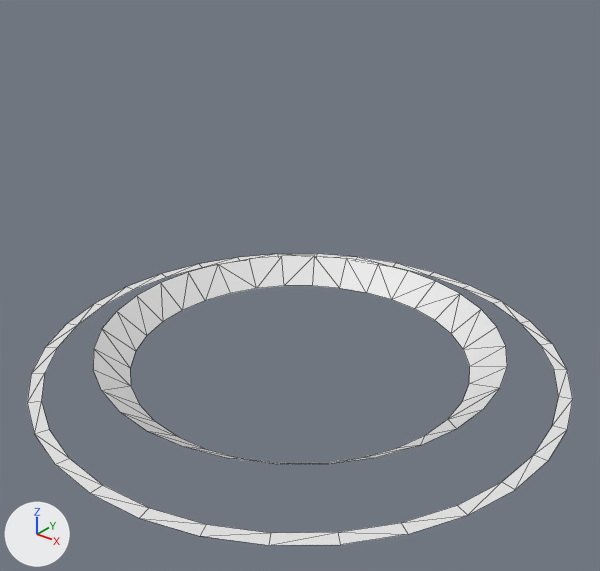
The OBJ model assets/models/teleporter.obj: old version first, new version second.
One viewpoint serves both versions: a 50 mm lens placed at (0.336, -0.42, 0.33), pointed at (0.012, -0.015, 0.079). Every picture has the same lights, and +X, +Y and +Z are marked at lower left. Mesh edges are drawn as thin lines. Where no turn or scale is listed for an object, it has been applied to the vertices.
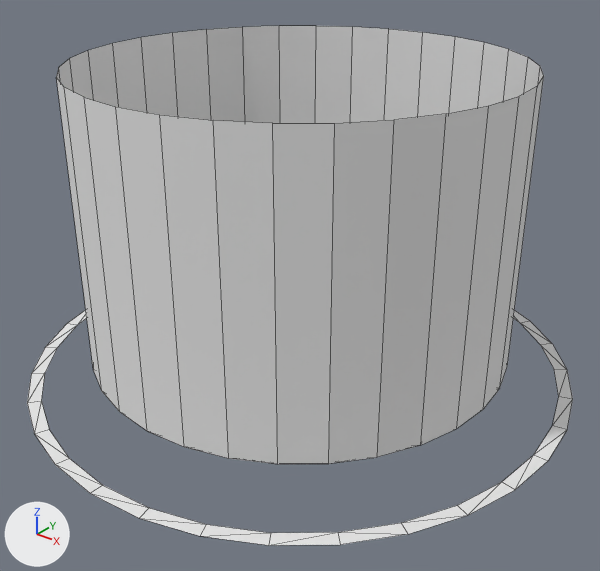
The newer file is also rescaled (x2.5) as a whole; pictures and numbers use the older file's frame.

What differs and where, as boxes (x1, y1, x2, y2) in the pictures (600 x 571 px):
'Circle', reshaped (78% taller): before (27, 254, 573, 545); after (27, 26, 573, 545)
part 1 of me_circle, added: after (56, 26, 544, 464)

The change, as a diff of the scene's bpy script:
```diff
--- a/assets/models/teleporter.obj.py
+++ b/assets/models/teleporter.obj.py
@@ mat_none @@
+mat_none = principled_material('None')
+mat_none.base_color = (0.8, 0.8, 0.8)  # white #e7e7e7
+mat_none.roughness = 1.0
@@ me_circle @@
 # used by ob_circle; location = (0.0, 0.0, 0.0)
-me_circle.from_pydata(...)  # 128 vertices, 128 faces; spans x -0.196..0.196, y -0.196..0.196, z 0.009..0.028
+me_circle.from_pydata(...)  # 160 vertices, 160 faces; spans x -0.196..0.196, y -0.196..0.196, z 0.009..0.228
+# me_circle part 1
+# 32 new vertices lie (0.0, 0.0, 0.2) away from vertices in x -0.15..0.15, y -0.15..0.15, z 0.028
+# 32 new faces join them
+me_circle.materials.append(mat_none)  # white #e7e7e7
```
